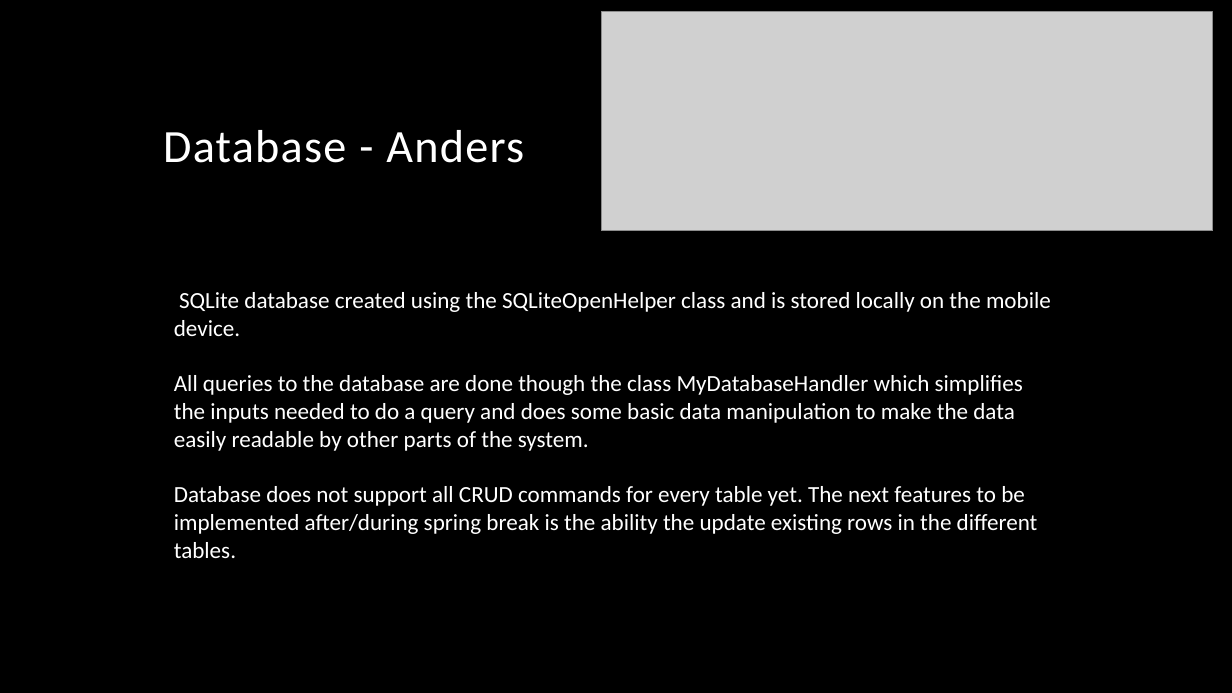
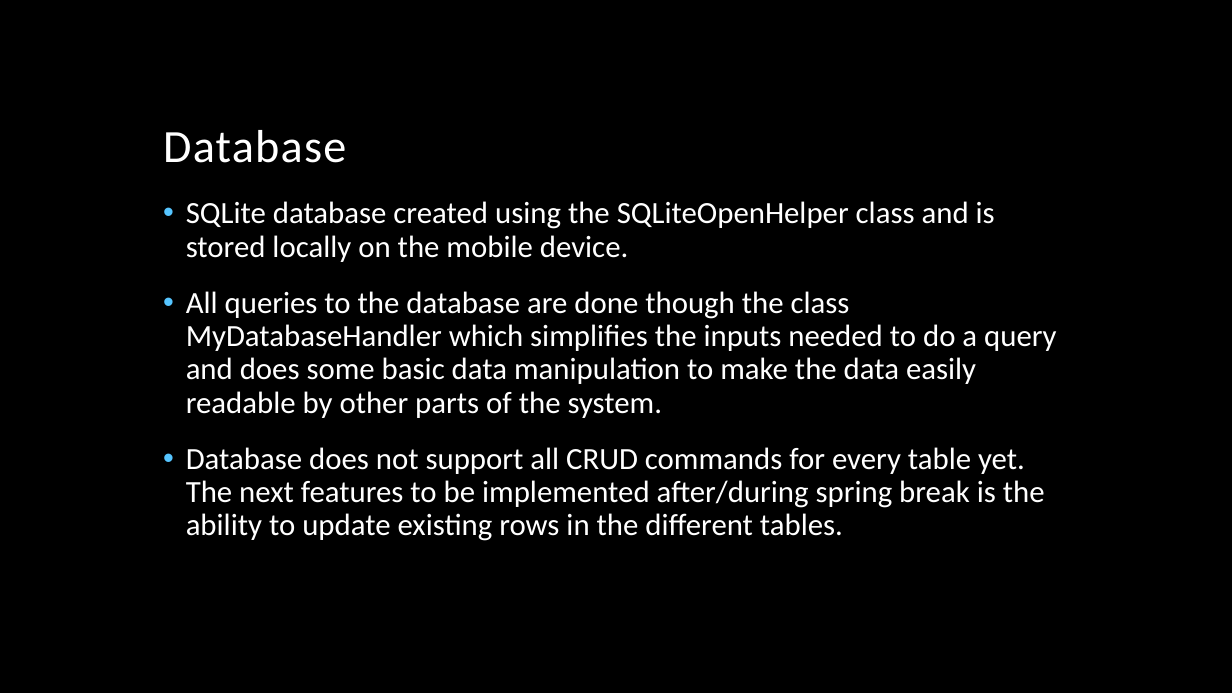
Before and after one commit to SebastianKarstensen/CIS454, a slide deck: slide 11 of Prototype Presentation/Autobook Prototype Presentation w NO VIDEOS.pptx (slide 7 before the commit). Drawn at 1232x693 pixels with LibreOffice and Linux fonts; fonts in the diff are those of the drawing; grey boxes stand for pictures; background and template pictures are left out. Boxes give left, top, right and bottom in pixels: in the first picture for what was removed or moved away, otherwise in the second. Text is boxed around its words. In the diff, an @@ line names an element or a change of style, - is before the commit and + after.

Commit message:
Home Screen Buttons + Landscape Layout
- Added the new buttons to the main screen
- The Twitter-button changes appearence when clicked
- Created assets-folder with fonts for using different typefaces
- Added landscape layout for the home screen
- Updated the PowerPoint-presentation for the prototype with no videos

```diff
--- a/Prototype Presentation/Autobook Prototype Presentation w NO VIDEOS.pptx
+++ b/Prototype Presentation/Autobook Prototype Presentation w NO VIDEOS.pptx
@@ picture removed at (x1=602, y1=12, x2=1213, y2=231) @@
@@ title at (x1=163, y1=130, x2=346, y2=163): text changed @@
-Database - Anders
+Database
@@ text "SQLite database created using the ..." moved from (x1=174, y1=292, x2=1051, y2=558) to (x1=186, y1=201, x2=1056, y2=541) @@
@@ text at (x1=186, y1=201, x2=1056, y2=418): size 18 to 24 pt in "SQLite database created using the SQLiteOpenHelper class ...", "All queries to the database are done ..."; bullet none to •; line spacing 1 to 0.9; more space between paragraphs @@
@@ text at (x1=186, y1=447, x2=1045, y2=541): text changed; size 18 to 24 pt @@
-Database does not support all CRUD commands for every table yet. The next features to be implemented after/during spring break is the ability the update existing rows in the different tables.
+• Database does not support all CRUD commands for every table yet. The next features to be implemented after/during spring break is the ability to update existing rows in the different tables.
```
Also in this commit, not shown: 5 other slides changed, 8 slides added, 2 slides removed, 18 other files.
